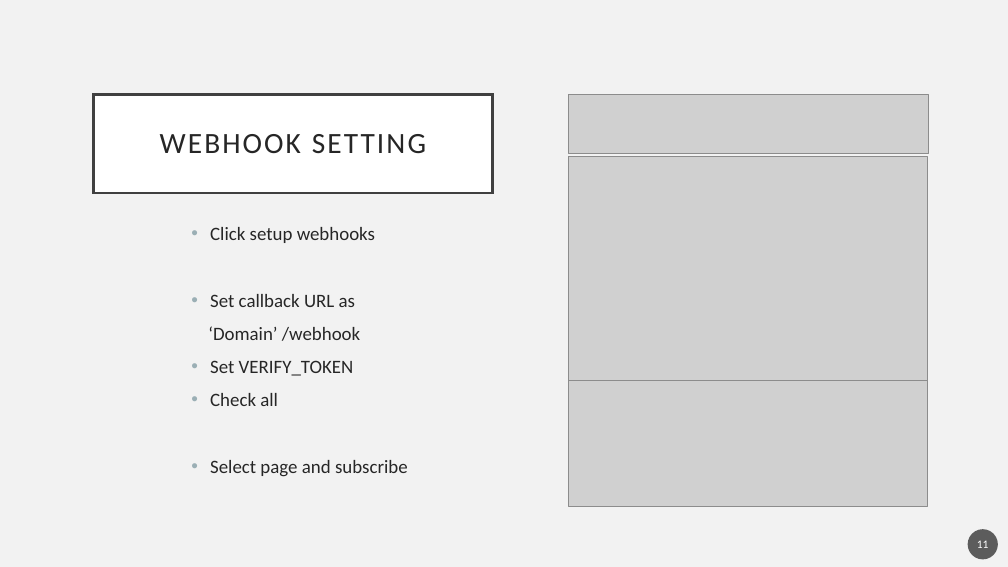
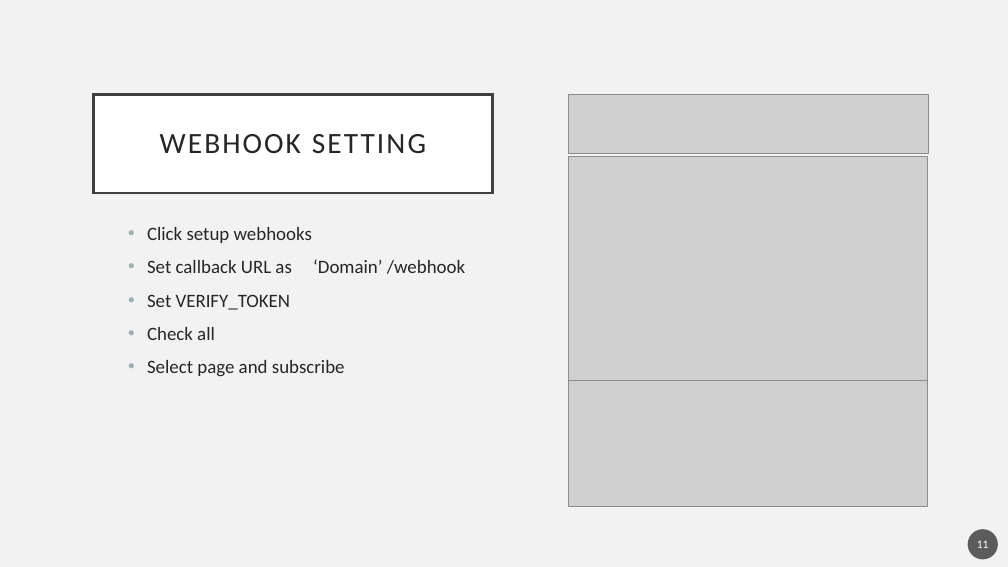
Before and after one commit to YehoonLee3/ChatBotCourse, a slide deck: slide 11 of 1-3 Make Echo Bot.pptx. Drawn at 1008x567 pixels with LibreOffice and Linux fonts; fonts in the diff are those of the drawing; grey boxes stand for pictures. Boxes give left, top, right and bottom in pixels: in the first picture for what was removed or moved away, otherwise in the second. Text is boxed around its words. In the diff, an @@ line names an element or a change of style, - is before the commit and + after.

```diff
--- a/1-3 Make Echo Bot.pptx
+++ b/1-3 Make Echo Bot.pptx
@@ text "Click setup webhooks" moved from (x1=208, y1=227, x2=408, y2=477) to (x1=147, y1=227, x2=465, y2=377) @@
@@ text at (x1=147, y1=259, x2=465, y2=274): text changed @@
-• Set callback URL as
-‘Domain’ /webhook
+• Set callback URL as ‘Domain’ /webhook
```
Also in this commit, not shown: 2 other slides changed, 4 other files.
